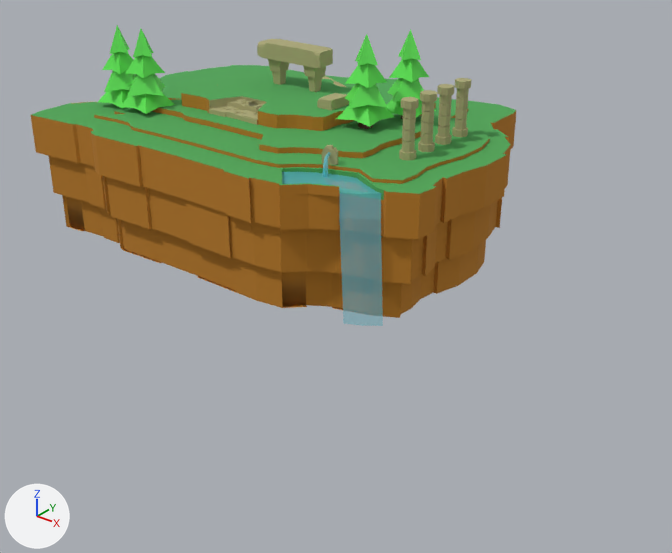
A saved change to the FBX model Meshes/Blocking Nivell 1 Cel.fbx.
Camera for both pictures: a 50 mm lens placed at (31.1, -36.7, 19.7), pointed at (7.0, -6.6, 1.1). Every picture has the same lights, and +X, +Y and +Z are marked at lower left. Where no turn or scale is listed for an object, it has been applied to the vertices. Vertices at the same position are counted once.

In view in the first picture: 'Column', 'Column.001', 'Column.002', 'Column.003', 'Island1', 'Monument', 'Tree', 'Tree.001', 'Tree.002', 'Tree.004', 'Water'.
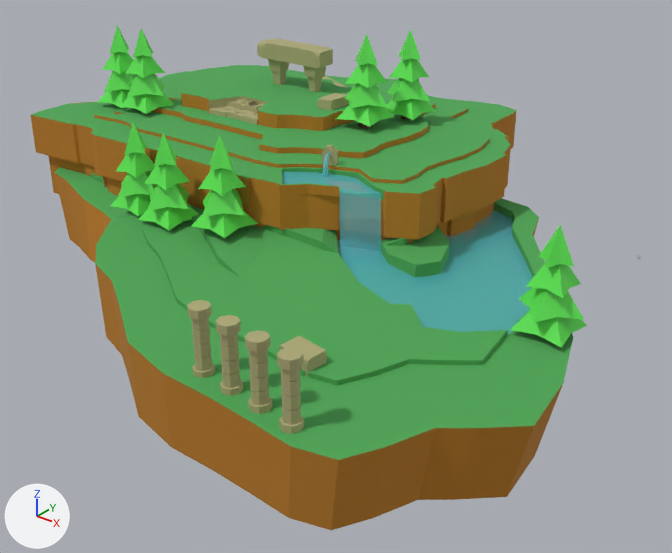
Commit message: Blocking Level Sky

Where the newer file only moved an object's origin or applied its transform, the numbers keep the older frame.

The edits, one by one:
me_circle_003 is used by ob_column_002; location (8.82, -0.89, 7.74).
me_circle_003 had 120 vertices, 113 faces and spanned x -0.39..0.39, y -0.39..0.39, z -1.33..1.32.
me_circle_003 now has 120 vertices, 113 faces and spans x 3.07..3.85, y -18.16..-17.38, z -4.71..-2.06.
me_circle_003 part 1: 120 vertices removed from x -0.39..0.39, y -0.39..0.39, z -1.33..1.32.
me_circle_003 part 2: 120 vertices added at x 3.07..3.85, y -18.16..-17.38, z -4.71..-2.06.
me_circle_002 is used by ob_column_001; location (8.82, -2.31, 7.74).
me_circle_002 had 120 vertices, 113 faces and spanned x -0.39..0.39, y -0.39..0.39, z -1.33..1.32.
me_circle_002 now has 120 vertices, 113 faces and spans x 4.49..5.26, y -16.89..-16.12, z -4.71..-2.06.
me_circle_002 part 5: 120 vertices removed from x -0.39..0.39, y -0.39..0.39, z -1.33..1.32.
me_circle_002 part 6: 120 vertices added at x 4.49..5.26, y -16.89..-16.12, z -4.71..-2.06.
me_circle is used by ob_column; location (8.82, -3.78, 7.74).
me_circle had 120 vertices, 113 faces and spanned x -0.39..0.39, y -0.39..0.39, z -1.33..1.32.
me_circle now has 120 vertices, 113 faces and spans x 5.95..6.72, y -15.58..-14.81, z -4.71..-2.06.
me_circle part 7: 120 vertices removed from x -0.39..0.39, y -0.39..0.39, z -1.33..1.32.
me_circle part 8: 120 vertices added at x 5.95..6.72, y -15.58..-14.81, z -4.71..-2.06.
me_circle_004 is used by ob_column_003; location (8.82, 0.58, 7.74).
me_circle_004 had 120 vertices, 113 faces and spanned x -0.39..0.39, y -0.39..0.39, z -1.33..1.32.
me_circle_004 now has 120 vertices, 113 faces and spans x 1.61..2.39, y -19.47..-18.69, z -4.71..-2.06.
me_circle_004 part 3: 120 vertices removed from x -0.39..0.39, y -0.39..0.39, z -1.33..1.32.
me_circle_004 part 4: 120 vertices added at x 1.61..2.39, y -19.47..-18.69, z -4.71..-2.06.
Mesh me_cylinder_008 is new.
It has 97 vertices, 91 faces and spans x -1.28..1.28, y -1.28..1.28, z -1.48..2.98.
Faces by material slot: [34, 57].
It uses material mat_wood (brown #502d1c).
It uses material mat_leaves (green #5ce750).
Mesh me_plane_002_1 is new.
It has 20 vertices, 11 faces and spans x -10.11..2.64, y -2.39..10.71, z -0.03..0.63.
It uses material mat_water (cyan #66d6e7).
Mesh me_cube_004 is new.
It has 14 vertices, 9 faces and spans x -0.975..0.518, y -0.337..0.752, z -0.575..0.283.
It uses material mat_stone (beige #aca877).
Mesh me_mesh_001 is new.
It has 460 vertices, 427 faces and spans x -26.3..4.2, y -1.8..19.4, z -2.7..1.8.
Faces by material slot: [39, 388].
It uses material mat_material (orange #ba7c23).
It uses material mat_grass (green #4fa555).
Object 'Tree.007' (ob_tree_007) is new; it shows me_cylinder_008.
Its location is (18.69, -9.01, 4.5).
Object 'Plane' (ob_plane) is new; it shows me_plane_002_1.
Its location is (15.34, -9.77, 3.13).
Object 'Tree.003' (ob_tree_003) is new; it shows a copy of me_cylinder_008.
Its location is (0.96, -10.97, 4.83).
Object 'Stone.002' (ob_stone_002) is new; it shows me_cube_004.
Its location is (13.38, -16.27, 3.58).
Object 'Tree.005' (ob_tree_005) is new; it shows a copy of me_cylinder_008.
Its location is (-1.61, -10.5, 4.7).
Object 'Tree.006' (ob_tree_006) is new; it shows a copy of me_cylinder_008.
Its location is (4.13, -10.71, 5.24).
Object 'BezierCurve' (ob_beziercurve) is new; it shows me_mesh_001.
Its location is (16.74, -17.93, 2.7).

Pixel boxes (x1, y1, x2, y2) of what changed, in the pictures (672 x 553 px):
'BezierCurve', added
    after: (54, 167, 573, 530)
'Plane', added (cyan)
    after: (337, 210, 533, 335)
'Tree.007', added (green)
    after: (510, 225, 587, 348)
'Tree.006', added (green)
    after: (191, 135, 258, 238)
'Tree.003', added (green)
    after: (138, 133, 199, 231)
'Column', reshaped (33% wider, 35% taller)
    before: (399, 97, 419, 161)
    after: (277, 347, 304, 434)
'Column.001', reshaped (40% wider, 35% taller)
    before: (418, 90, 437, 152)
    after: (245, 330, 272, 414)
'Column.002', reshaped
    before: (435, 84, 455, 145)
    after: (216, 315, 243, 396)
'Column.003', reshaped (45% wider, 32% taller)
    before: (452, 78, 471, 137)
    after: (187, 300, 215, 378)
'Tree.005', added (green)
    after: (110, 123, 157, 216)
'Stone.002', added (beige)
    after: (280, 336, 327, 377)
part 1 of me_circle_003, deleted
    before: (435, 84, 455, 145)
part 2 of me_circle_003, added
    after: (216, 315, 243, 396)
part 3 of me_circle_004, deleted
    before: (452, 78, 471, 137)
part 4 of me_circle_004, added
    after: (187, 300, 215, 378)
part 5 of me_circle_002, deleted
    before: (418, 90, 437, 152)
part 6 of me_circle_002, added
    after: (245, 330, 272, 414)
part 7 of me_circle, deleted
    before: (399, 97, 419, 161)
part 8 of me_circle, added
    after: (277, 347, 304, 434)
